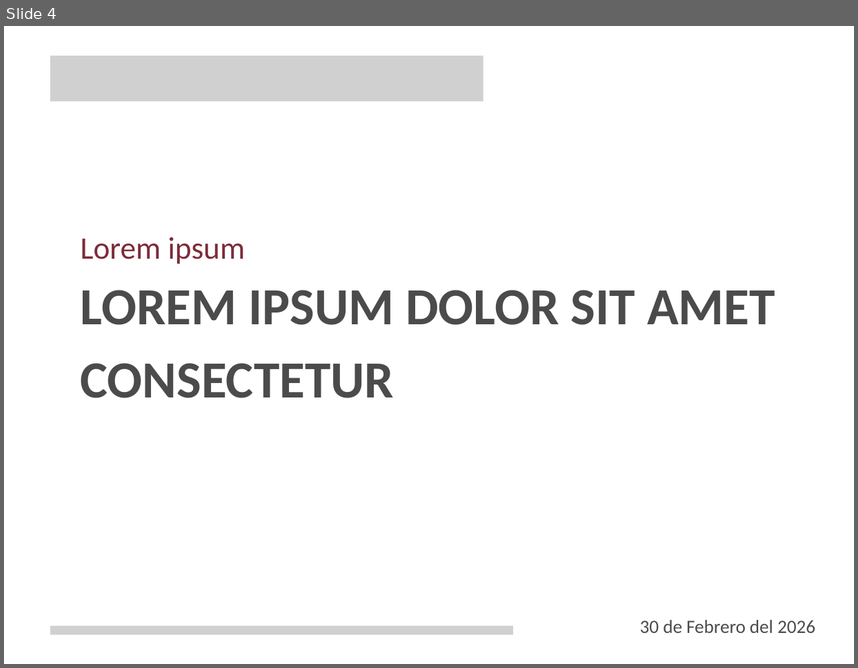
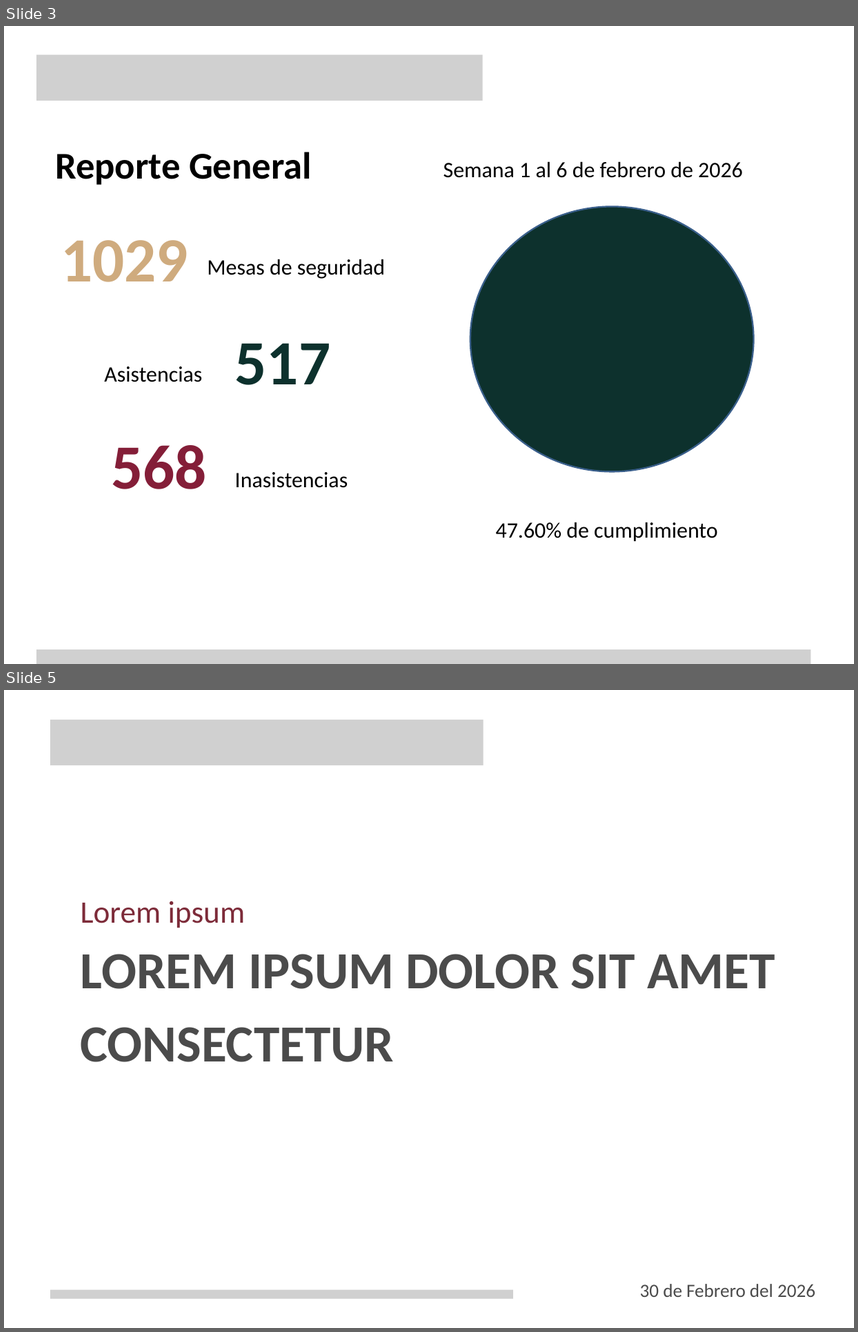
Before and after one commit to KevinRolcer/dgdg, a slide deck: storage/templates/Dgdg Mesas de paz.pptx. Shown one above the other, each under a label of ours: slide 4 before the commit, slides 3 and 5 after it; the slides between them are not shown. The pictures are 858x668 and 858x1332 pixels, drawn with LibreOffice and Linux fonts; fonts in the diff are those of the drawing; grey boxes stand for pictures; background and template pictures are left out. Boxes give left, top, right and bottom in pixels: in the first picture for what was removed or moved away, otherwise in the second. Text is boxed around its words. In the diff, an @@ line names an element or a change of style, - is before the commit and + after.

Commit message:
Ajuste en reportes excel, mejoras en powerpoint

```diff
--- a/storage/templates/Dgdg Mesas de paz.pptx
+++ b/storage/templates/Dgdg Mesas de paz.pptx
@@ slide 3 added at [4, 26, 854, 664], background picture (left out) @@
@@ picture added at [36, 55, 482, 101] @@
@@ text added at [55, 152, 312, 185], 48 pt, text #000000, bold @@
+Reporte General
@@ text added at [444, 161, 743, 178], 28 pt, text #000000 @@
+Semana 1 al 6 de febrero de 2026
@@ ellipse added at [470, 206, 754, 471], fill #0D312D, outline #3A5F8C 2 pt @@
@@ text added at [61, 240, 188, 282], 80 pt, text #CFAB7E, bold @@
+1029
@@ text added at [207, 259, 385, 279], 28 pt, text #000000 @@
+Mesas de seguridad
@@ text added at [235, 343, 331, 385], 80 pt, text #0D312D, bold @@
+517
@@ text added at [104, 366, 202, 382], 28 pt, text #000000 @@
+Asistencias
@@ text added at [111, 445, 207, 489], 80 pt, text #841E38, bold @@
+568
@@ text added at [235, 472, 348, 488], 28 pt, text #000000 @@
+Inasistencias
@@ text added at [496, 521, 717, 541], 28 pt, text #000000 @@
+47.60% de cumplimiento
@@ picture added at [36, 649, 811, 664] @@
@@ what was slide 4 is now slide 5 @@
```
Also in this commit, not shown: 2 slides changed, 2 other slides added, 2 slides removed, 9 other files.
